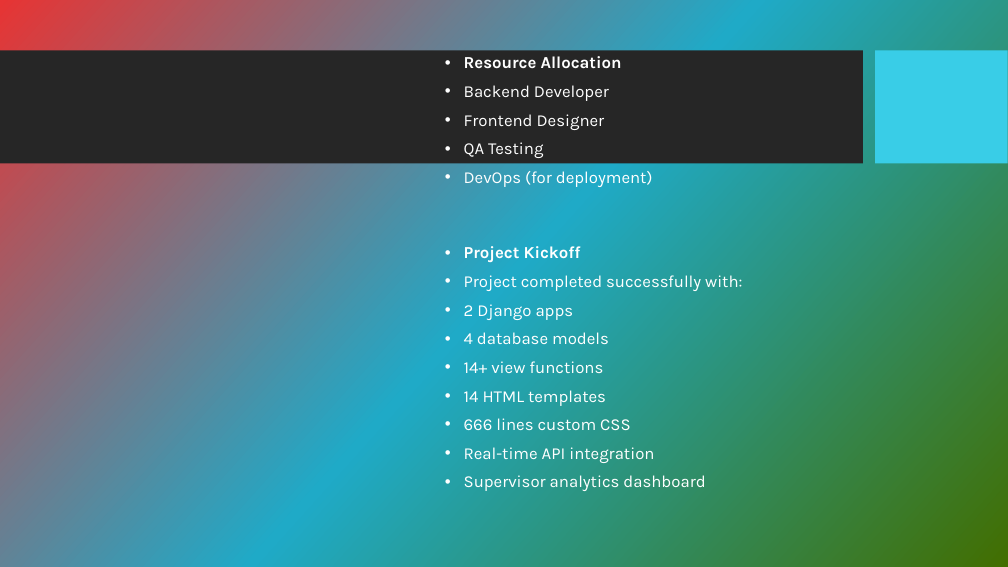
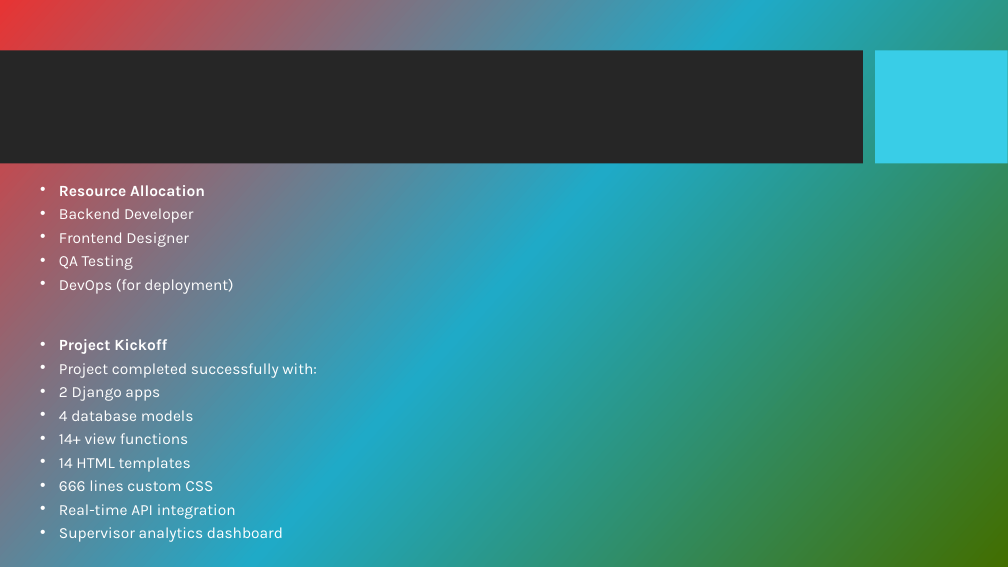
Before and after one commit to Akhandbhadouria/streaming-platforms-, a slide deck: slide 18 of PPTdjango.pptx (slide 19 before the commit). Drawn at 1008x567 pixels with LibreOffice and Linux fonts; fonts in the diff are those of the drawing; background and template pictures are left out. Boxes give left, top, right and bottom in pixels: in the first picture for what was removed or moved away, otherwise in the second. Text is boxed around its words. In the diff, an @@ line names an element or a change of style, - is before the commit and + after.

```diff
--- a/PPTdjango.pptx
+++ b/PPTdjango.pptx
@@ text "Resource Allocation": place and size @@
-text "Resource Allocation" at bbox=[464, 56, 742, 491]
+text "Resource Allocation" at bbox=[59, 185, 317, 542]
@@ text "Resource Allocation" at bbox=[59, 185, 317, 542]: size 16 to 14.8 pt; line spacing 0.9 to 0.7 @@
```
Also in this commit, not shown: 15 other slides changed, 1 slide removed.
